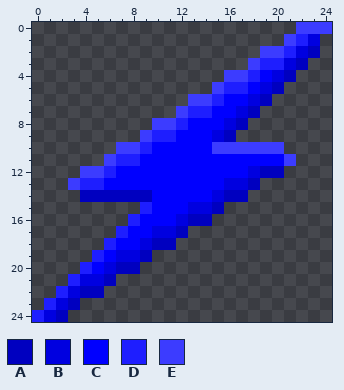
Edited in one commit: pixel-art sprite (Platformer Assets/Sprites/UI/stamina.png). The picture above was drawn from the file before the commit.
The file is 25x25 pixels.
Palette (. is transparent): A #0000c0  B #0000e0  C #0000ff  D #1e1eff  E #3c3cff
Pixels before, first column x 0:
 0 ......................EEE
 1 .....................EDB.
 2 ...................EEDBA.
 3 ..................EDDBA..
 4 ................EEDCBA...
 5 ...............EDDCBA....
 6 .............EEDCCBA.....
 7 ............EDDCCBA......
 8 ..........EEDCCCBA.......
 9 .........EDDCCCBA........
10 .......EEDCCCCCEEEEEE....
11 ......EDDCCCCCCCCCCCCE...
12 ....EEDCCCCCCCCCCCBAA....
13 ...EDDCCCCCCCCCCBBA......
14 ....AAAAAACCCCCBAA.......
15 .........DCCCBBA.........
16 ........DCCCBAA..........
17 .......DCCBBA............
18 ......DCCBAA.............
19 .....DCBBA...............
20 ....DCBAA................
21 ...DBBA..................
22 ..DBAA...................
23 .DBA.....................
24 DBA......................
After:
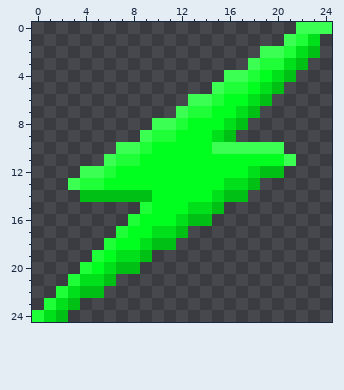
The exact change:
colour A: #0000c0 -> #00c016
colour B: #0000e0 -> #00e01a
colour C: #0000ff -> #00ff1e
colour D: #1e1eff -> #1eff38
colour E: #3c3cff -> #3cff53
